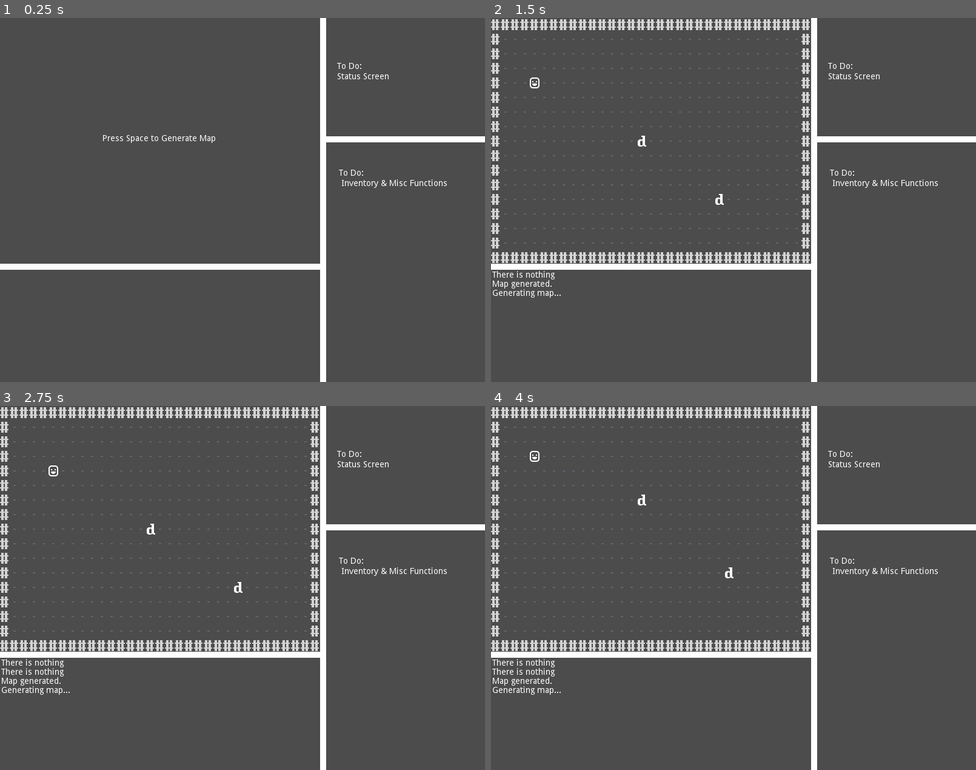
Above: before the commit, frames 1-4 (two rows, left to right).
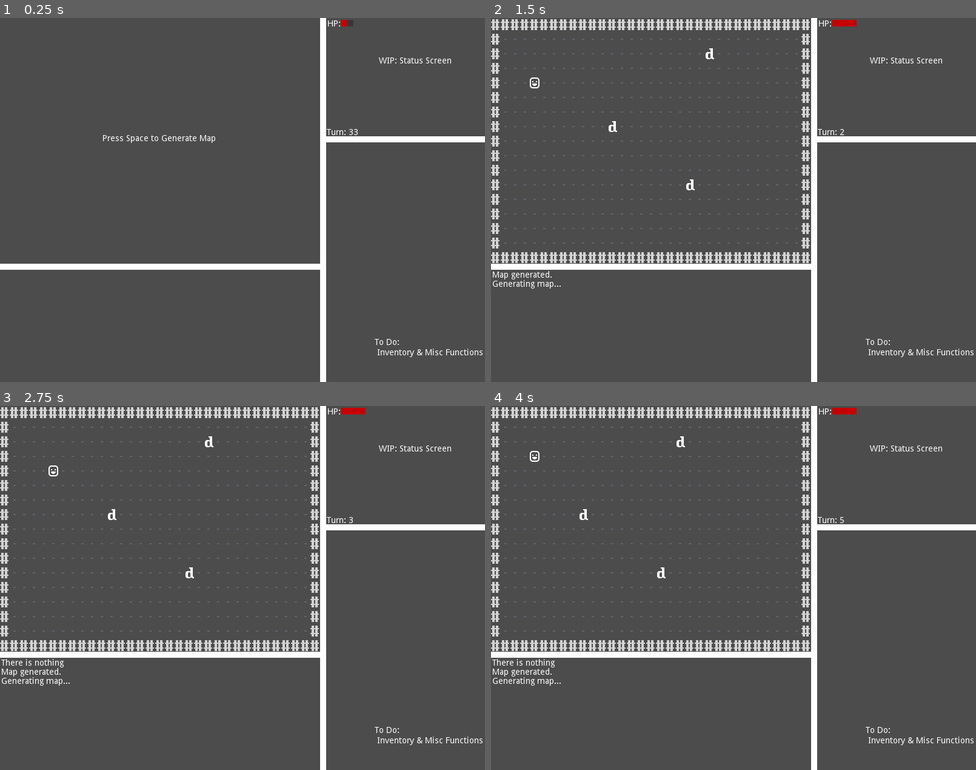
Above: after the commit, the same moments.

Repository: Zedalgo/GodotRogueSD
Game: Godot game, scene res://scene/main/MainScene.tscn
Two runs of this game, one before a commit and one after it. Both use one fixed random seed, a clock stepped at 60 frames per second and the inputs below.
Inputs (mouse positions are in pixels of both pictures, inside the frame that each line leads up to):
- Up to frame 1 (0.25 s): no input
- Up to frame 2 (1.5 s): tap Space (start_game) at 0.5, 0.8, 1.25, 1.35 s; move the mouse to (840, 181) at 0.52 s; press the mouse at (840, 181) at 0.53 s; hold Right (move_right) 0.53-1.28 s; move the mouse to (636, 218) at 1.27 s; release the mouse at (636, 218) at 1.28 s; hold Down (move_down) from 1.28 s (still down)
- Up to frame 3 (2.75 s): tap G (get, bound only after the commit) at 1.55 s; tap Space (start_game) at 2 s; move the mouse to (291, 507) at 2.02 s; release Down (move_down) at 2.03 s; hold Right (move_right) from 2.03 s (still down); hold G (get, bound only after the commit) from 2.03 s (still down); click (291, 507) at 2.3 s
- Up to frame 4 (4 s): tap Space (start_game) at 2.75, 3.05, 3.5 s; move the mouse to (709, 660) at 2.77 s; release Right (move_right) at 2.78 s; release G (get, bound only after the commit) at 2.78 s; hold Up (move_up) 2.78-3.53 s; click (709, 660) at 2.85 s; move the mouse to (879, 642) at 3.52 s; hold Left (move_left) from 3.53 s (still down); hold Space (start_game) from 3.53 s (still down); tap G (get, bound only after the commit) at 3.8 s

The runs differ from the first frame. In frame 1, 0.7% of the frame differs, in the area x 67-100%, y 0-94%; in frame 2, 1.2%; in frame 3, 1.2%; in frame 4, 1.2%, in the area x 0-100%, y 0-94%.

Commit message:
A* ai, healthbar, text readout, working on inventory screen

Diff:
--- a/project.godot
+++ b/project.godot
@@ -10,7 +10,6 @@
 
 _global_script_classes=[  ]
 _global_script_class_icons={
-
 }
 
 [application]
@@ -25,9 +24,61 @@
 
 [input]
 
+ui_accept={
+"deadzone": 0.5,
+"events": [  ]
+}
+ui_select={
+"deadzone": 0.5,
+"events": [  ]
+}
+ui_cancel={
+"deadzone": 0.5,
+"events": [  ]
+}
+ui_focus_next={
+"deadzone": 0.5,
+"events": [  ]
+}
+ui_focus_prev={
+"deadzone": 0.5,
+"events": [  ]
+}
+ui_left={
+"deadzone": 0.5,
+"events": [  ]
+}
+ui_right={
+"deadzone": 0.5,
+"events": [  ]
+}
+ui_up={
+"deadzone": 0.5,
+"events": [  ]
+}
+ui_down={
+"deadzone": 0.5,
+"events": [  ]
+}
+ui_page_up={
+"deadzone": 0.5,
+"events": [  ]
+}
+ui_page_down={
+"deadzone": 0.5,
+"events": [  ]
+}
+ui_home={
+"deadzone": 0.5,
+"events": [  ]
+}
+ui_end={
+"deadzone": 0.5,
+"events": [  ]
+}
 start_game={
 "deadzone": 0.5,
-"events": [ Object(InputEventKey,"resource_local_to_scene":false,"resource_name":"","device":0,"alt":false,"shift":false,"control":false,"meta":false,"command":false,"pressed":false,"scancode":32,"unicode":0,"echo":false,"script":null)
+"events": [ Object(InputEventKey,"resource_local_to_scene":false,"resource_name":"","device":0,"alt":false,"shift":false,"control":false,"meta":false,"command":false,"pressed":false,"scancode":32,"physical_scancode":0,"unicode":0,"echo":false,"script":null)
  ]
 }
 select={
@@ -37,27 +88,32 @@
 }
 move_up={
 "deadzone": 0.5,
-"events": [ Object(InputEventKey,"resource_local_to_scene":false,"resource_name":"","device":0,"alt":false,"shift":false,"control":false,"meta":false,"command":false,"pressed":false,"scancode":16777232,"unicode":0,"echo":false,"script":null)
+"events": [ Object(InputEventKey,"resource_local_to_scene":false,"resource_name":"","device":0,"alt":false,"shift":false,"control":false,"meta":false,"command":false,"pressed":false,"scancode":16777232,"physical_scancode":0,"unicode":0,"echo":false,"script":null)
  ]
 }
 move_down={
 "deadzone": 0.5,
-"events": [ Object(InputEventKey,"resource_local_to_scene":false,"resource_name":"","device":0,"alt":false,"shift":false,"control":false,"meta":false,"command":false,"pressed":false,"scancode":16777234,"unicode":0,"echo":false,"script":null)
+"events": [ Object(InputEventKey,"resource_local_to_scene":false,"resource_name":"","device":0,"alt":false,"shift":false,"control":false,"meta":false,"command":false,"pressed":false,"scancode":16777234,"physical_scancode":0,"unicode":0,"echo":false,"script":null)
  ]
 }
 move_left={
 "deadzone": 0.5,
-"events": [ Object(InputEventKey,"resource_local_to_scene":false,"resource_name":"","device":0,"alt":false,"shift":false,"control":false,"meta":false,"command":false,"pressed":false,"scancode":16777231,"unicode":0,"echo":false,"script":null)
+"events": [ Object(InputEventKey,"resource_local_to_scene":false,"resource_name":"","device":0,"alt":false,"shift":false,"control":false,"meta":false,"command":false,"pressed":false,"scancode":16777231,"physical_scancode":0,"unicode":0,"echo":false,"script":null)
  ]
 }
 move_right={
 "deadzone": 0.5,
-"events": [ Object(InputEventKey,"resource_local_to_scene":false,"resource_name":"","device":0,"alt":false,"shift":false,"control":false,"meta":false,"command":false,"pressed":false,"scancode":16777233,"unicode":0,"echo":false,"script":null)
+"events": [ Object(InputEventKey,"resource_local_to_scene":false,"resource_name":"","device":0,"alt":false,"shift":false,"control":false,"meta":false,"command":false,"pressed":false,"scancode":16777233,"physical_scancode":0,"unicode":0,"echo":false,"script":null)
  ]
 }
 debug_key={
 "deadzone": 0.5,
-"events": [ Object(InputEventKey,"resource_local_to_scene":false,"resource_name":"","device":0,"alt":false,"shift":false,"control":false,"meta":false,"command":false,"pressed":false,"scancode":39,"unicode":0,"echo":false,"script":null)
+"events": [ Object(InputEventKey,"resource_local_to_scene":false,"resource_name":"","device":0,"alt":false,"shift":false,"control":false,"meta":false,"command":false,"pressed":false,"scancode":39,"physical_scancode":0,"unicode":0,"echo":false,"script":null)
+ ]
+}
+get={
+"deadzone": 0.5,
+"events": [ Object(InputEventKey,"resource_local_to_scene":false,"resource_name":"","device":0,"alt":false,"shift":false,"control":false,"meta":false,"command":false,"pressed":false,"scancode":0,"physical_scancode":71,"unicode":0,"echo":false,"script":null)
  ]
 }
 
--- a/scene/main/MainScene.gd
+++ b/scene/main/MainScene.gd
@@ -6,30 +6,30 @@
 var _player_scene:PackedScene = preload("res://sprite/Player.tscn")
 var _dwarf_scene:PackedScene = preload("res://sprite/Dwarf.tscn")
 var _corpse_scene:PackedScene = preload("res://sprite/Corpse.tscn")
-
 # Utilities
 var _new_GetCoord = preload("res://library/GetCoord.gd").new()
 var astar = AStar2D.new()
-
-# Don't remember why these are like this
+# Don't remember why these are like this, probably load bearing
 var player:Sprite
 var wall:Sprite
-
-
+# Arrays
 var entities:Array = []
+var inventory:Array = []
 var items:Array = []
 var map:Array = []
-
+# Booleans
 var map_generated:bool = false
 var player_turn:bool = true
-
+# Constants
+# Integers
 var tile_width:int = 16
 var tile_height:int = 24
-
-# I will eventually need to start defining enemy health, damage, etc independent of the sprite node
-# they utilize for visuals. Will likely need to learn how resource scripts work
+var turn_number:int = 0
+# Notes
+### Z Index: {-1:terrain, 0:items, 1:entities}
 
 # Text readout stores forever, will want to limit that eventually
+
 
 # Theoretically runs when the main scene happens for the first time, many functions won't run on start
 # if you put them here, might be godot functions only
@@ -44,14 +44,11 @@
 		$Text_Log.set_text("Generating map...")
 		generate_map()
 		$Text_Log.set_text("Map generated.\n%s" % $Text_Log.get_text())
-	if map_generated == true && player_turn == true:
+	if (map_generated == true) && (player_turn == true) && (player.alive == true):
 		if Input.is_action_pressed("select"):
 			get_clicked_grid_tile()
 		if Input.is_action_pressed("debug_key"):
-			var astar_array:Array = astar.get_point_path(astar.get_closest_point(get_global_mouse_position()), astar.get_closest_point(player.position))
-			print("---")
-			for i in range(astar_array.size()):
-				print(astar_array[i])
+			player_turn = false
 		if Input.is_action_pressed("move_down"):
 			try_move(player, 0, 1)
 		if Input.is_action_pressed("move_up"):
@@ -60,8 +57,26 @@
 			try_move(player, 1, 0)
 		if Input.is_action_pressed("move_left"):
 			try_move(player, -1, 0)
+		if Input.is_action_pressed("get"):
+			for i in range(items.size() - 1, -1, -1):
+				if (items[i].position == player.position) && (inventory.size() < 10):
+					inventory.append(items[i])
+					$Text_Log.text = "You picked up the %s\n%s" % [items[i].item_name, $Text_Log.text]
+					get_parent().remove_child(items[i])
+					items.remove(i)
+					player_turn = false
+					break
+				elif inventory.size() >= 10:
+					$Text_Log.text = "You can't carry any more!\n%s" % $Text_Log.text
+				else:
+					pass
 
 		if player_turn == false:
+			turn_number += 1
+			# Heal back 1 health every ten turns
+			if (player.health_current < player.health_max) && (turn_number % 10 == 0):
+				player.health_current += 1
+			update_status_screen()
 			create_corpses()
 			enemy_phase()
 
@@ -77,12 +92,14 @@
 			var y:int = j * 24 + 12
 			if (j == 0 || j == 16) || (i == 0 || i == 32):
 				_wall.position = Vector2(x, y)
+				_wall.z_index = -1
 				get_parent().add_child(_wall)
 				map[i].append(_wall)
 			else:
 				var _floor = _floor_scene.instance()
 				var location:Vector2 = _new_GetCoord.index_to_vector(i, j)
 				_floor.position = location
+				_floor.z_index = -1
 				get_parent().add_child(_floor)
 				map[i].append(_floor)
 				astar.add_point(k, _new_GetCoord.index_to_vector(i, j))
@@ -97,15 +114,16 @@
 					var j_node_above = astar.get_closest_point(_new_GetCoord.index_to_vector(i, j - 1))
 					astar.connect_points(j_node, j_node_above)
 
-	player = _player_scene.instance()
-	player.position = _new_GetCoord.index_to_vector(3, 3)
-	get_parent().add_child(player)
-	entities.append(player)
-
-	for _i in range(2):
+	create_entity(3, 3, _player_scene, "Player", 20, 5)
+	player = entities[0]
+	player.z_index = 1
+
+	for _i in range(3):
 		var x:int = round(rand_range(1, 31))
 		var y:int = round(rand_range(1, 15))
 		create_entity(x, y, _dwarf_scene, "dwarf", 10, 3)
+
+	update_status_screen()
 
 
 # Identifies any entities in a grid index tile and prints them to the console
@@ -158,7 +176,6 @@
 				blocking_entity = entities[i]
 
 		if  entity_is_blocking == true:
-			$Text_Log.set_text("Something's in the way, and you strike it!\n%s" % $Text_Log.get_text())
 			attack(entity, blocking_entity)
 			player_turn = false
 		else:
@@ -170,30 +187,33 @@
 
 
 func attack(attacker, defender):
-	defender.health -= attacker.damage
+	defender.health_current -= attacker.damage
+	$Text_Log.set_text("%s strikes %s for %s damage!\n%s" % [attacker.entity_name,
+			 defender.entity_name, attacker.damage, $Text_Log.get_text()])
 	# checks health and creates corpses for dead entities, will need to move to it's own function later
-	if defender.health <= 0:
+	if defender.health_current <= 0:
 		defender.alive = false
 		defender.walkable = true
 
 
 func enemy_phase():
-	var direction:int
 	for i in range(1, entities.size()):
-		direction = round(rand_range(0,5))
 		if entities[i].alive == true:
-			if direction == 0:
-				try_move(entities[i], 0, -1)
-			if direction == 1:
-				try_move(entities[i], 0, 1)
-			if direction == 2:
-				try_move(entities[i], -1, 0)
-			if direction == 3:
-				try_move(entities[i], 1, 0)
-			if direction > 3:
-				pass
+			var path_to_player:Array = astar.get_point_path(astar.get_closest_point(entities[i].position), astar.get_closest_point(player.position))
+			var dx:int = (path_to_player[1].x - path_to_player[0].x) / tile_width
+			var dy:int = (path_to_player[1].y - path_to_player[0].y) / tile_height
+			try_move(entities[i], dx, dy)
 	create_corpses()
+	update_status_screen()
 	player_turn = true
+
+
+func update_status_screen():
+	$HealthBar.max_value = player.health_max
+	#If max health exceeds 115, the bar will go offscreen, may need to clamp if health can get higher
+	$HealthBar.margin_right = $HealthBar.margin_left + (2 * player.health_max)
+	$HealthBar.value = player.health_current
+	$TurnTracker.text = "Turn: %s" % turn_number
 
 
 func create_entity(x, y, entity_scene:PackedScene, entity_name:String, entity_health:int,
@@ -201,10 +221,12 @@
 	var entity = entity_scene.instance()
 	entity.entity_name = entity_name
 	entity.position = _new_GetCoord.index_to_vector(x, y)
-	entity.health = entity_health
+	entity.health_max = entity_health
+	entity.health_current = entity.health_max
 	entity.damage = entity_damage
 	entity.walkable = entity_walkable
 	entity.alive = alive
+	entity.z_index = 1
 	get_parent().add_child(entity)
 	entities.append(entity)
 
--- a/scene/main/MainScene.tscn
+++ b/scene/main/MainScene.tscn
@@ -1,10 +1,13 @@
-[gd_scene load_steps=4 format=2]
+[gd_scene load_steps=5 format=2]
 
 [ext_resource path="res://scene/main/MainScene.gd" type="Script" id=1]
 [ext_resource path="res://resource/FiraCode-Regular.ttf" type="DynamicFontData" id=2]
 
 [sub_resource type="DynamicFont" id=1]
 font_data = ExtResource( 2 )
+
+[sub_resource type="StyleBoxFlat" id=2]
+bg_color = Color( 0.780392, 0, 0, 1 )
 
 [node name="MainScene" type="Node2D"]
 script = ExtResource( 1 )
@@ -20,21 +23,20 @@
 }
 
 [node name="ToDo Status Screen" type="Label" parent="."]
-margin_left = 556.0
-margin_top = 73.0
-margin_right = 743.0
-margin_bottom = 87.0
-text = "To Do:
-Status Screen"
+margin_left = 625.0
+margin_top = 64.0
+margin_right = 910.0
+margin_bottom = 78.0
+text = "WIP: Status Screen"
 __meta__ = {
 "_edit_use_anchors_": false
 }
 
 [node name="inv and misc todo" type="Label" parent="."]
-margin_left = 559.0
-margin_top = 249.0
-margin_right = 746.0
-margin_bottom = 263.0
+margin_left = 618.0
+margin_top = 528.0
+margin_right = 805.0
+margin_bottom = 559.0
 text = "To Do:
  Inventory & Misc Functions"
 __meta__ = {
@@ -62,3 +64,46 @@
 __meta__ = {
 "_edit_use_anchors_": false
 }
+
+[node name="StatusScreen" type="RichTextLabel" parent="."]
+margin_left = 540.0
+margin_top = 3.0
+margin_right = 797.0
+margin_bottom = 193.0
+custom_fonts/mono_font = SubResource( 1 )
+text = "HP:"
+__meta__ = {
+"_edit_use_anchors_": false
+}
+
+[node name="TurnTracker" type="RichTextLabel" parent="."]
+margin_left = 539.0
+margin_top = 182.0
+margin_right = 819.0
+margin_bottom = 198.0
+custom_fonts/mono_font = SubResource( 1 )
+text = "Turn: 33"
+__meta__ = {
+"_edit_use_anchors_": false
+}
+
+[node name="HealthBar" type="ProgressBar" parent="."]
+margin_left = 563.0
+margin_top = 3.0
+margin_right = 583.0
+margin_bottom = 14.0
+custom_styles/fg = SubResource( 2 )
+value = 50.0
+percent_visible = false
+__meta__ = {
+"_edit_use_anchors_": false
+}
+
+[node name="Inventory" type="RichTextLabel" parent="."]
+margin_left = 540.0
+margin_top = 207.0
+margin_right = 798.0
+margin_bottom = 598.0
+__meta__ = {
+"_edit_use_anchors_": false
+}
--- a/sprite/Dwarf.gd
+++ b/sprite/Dwarf.gd
@@ -1,7 +1,8 @@
 extends Sprite
 
 var alive:bool
-export var damage:int
-export var entity_name:String
-export var health:int
-export var walkable:bool
+var damage:int
+var entity_name:String
+var health_max:int
+var health_current:int
+var walkable:bool
--- a/sprite/Player.gd
+++ b/sprite/Player.gd
@@ -1,9 +1,8 @@
 extends Node2D
 
-export var health:int = 20
-export var damage:int = 10
-
-export var entity_name:String = "Player"
-
+var health_max:int = 20
+var health_current:int
+var damage:int = 5
+var entity_name:String = "Player"
 var alive = true
 var walkable = false
